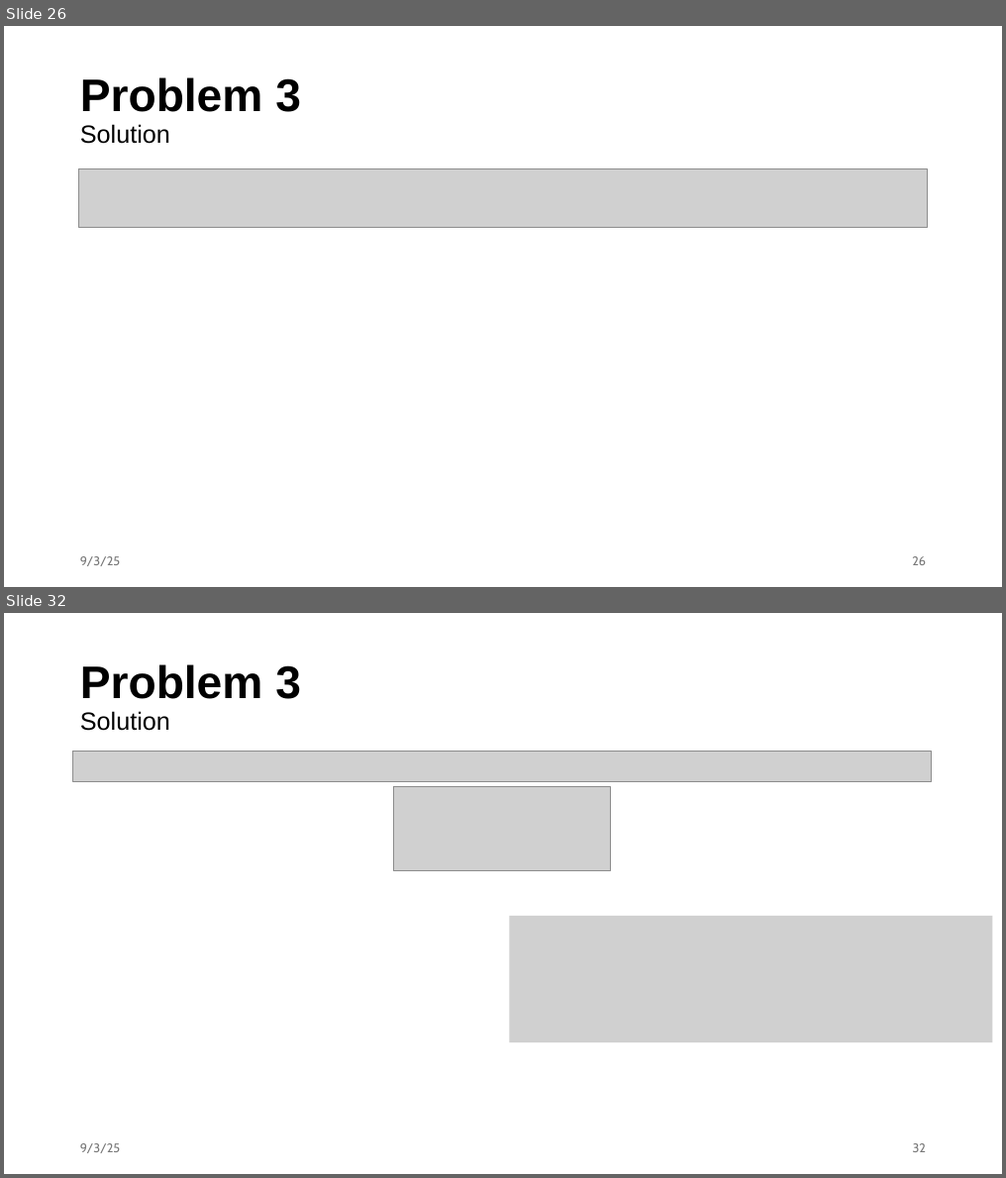
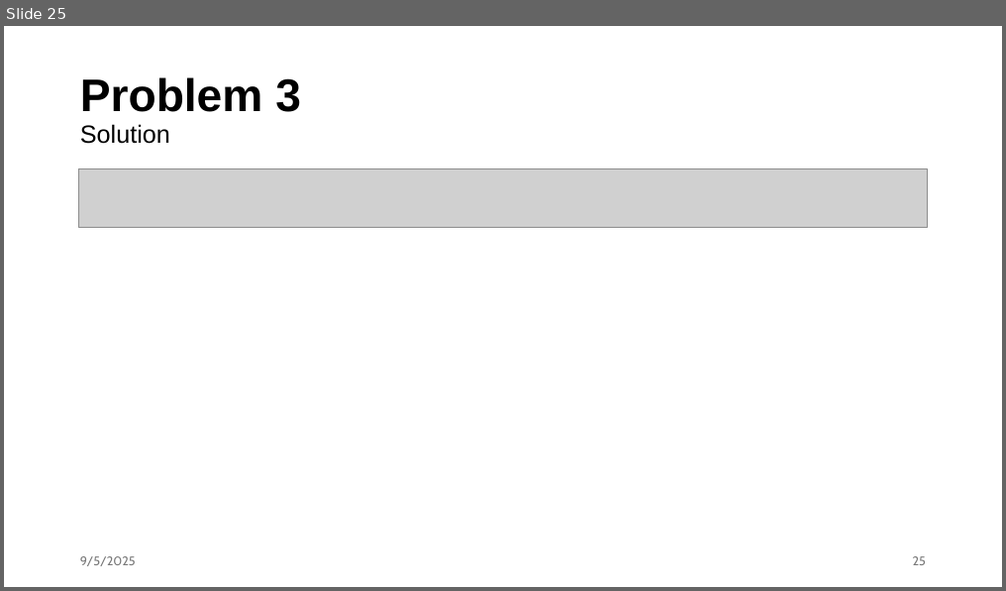
Before and after one commit to kenzhu2000/kenzhu2000.github.io, a slide deck: cse3302/t3.pptx. Shown one above the other, each under a label of ours: slides 26 and 32 before the commit, slide 25 after it; the slides between them are not shown. The pictures are 1006x1178 and 1006x591 pixels, drawn with LibreOffice and Linux fonts; fonts in the diff are those of the drawing; grey boxes stand for pictures. Boxes give left, top, right and bottom in pixels: in the first picture for what was removed or moved away, otherwise in the second. Text is boxed around its words. In the diff, an @@ line names an element or a change of style, - is before the commit and + after.

```diff
--- a/cse3302/t3.pptx
+++ b/cse3302/t3.pptx
@@ slide 32 removed at (x1=4, y1=613, x2=1002, y2=1174), background #FFFFFF @@
@@ title removed at (x1=80, y1=664, x2=301, y2=731) @@
-Problem 3
-Solution
@@ picture removed at (x1=73, y1=752, x2=932, y2=781) @@
@@ picture removed at (x1=394, y1=786, x2=611, y2=870) @@
@@ picture removed at (x1=509, y1=916, x2=992, y2=1044) @@
@@ text removed at (x1=80, y1=1144, x2=120, y2=1154) @@
-9/3/25
@@ page number removed at (x1=913, y1=1144, x2=926, y2=1153) @@
-32
@@ what was slide 26 is now slide 25 @@
@@ slide 25 changed as well @@
@@ text at (x1=80, y1=557, x2=136, y2=567): text changed @@
-9/3/25
+9/5/2025
@@ page number at (x1=913, y1=557, x2=926, y2=566): text changed @@
-26
+25
```
Also in this commit, not shown: 23 other slides changed, 1 other file.
